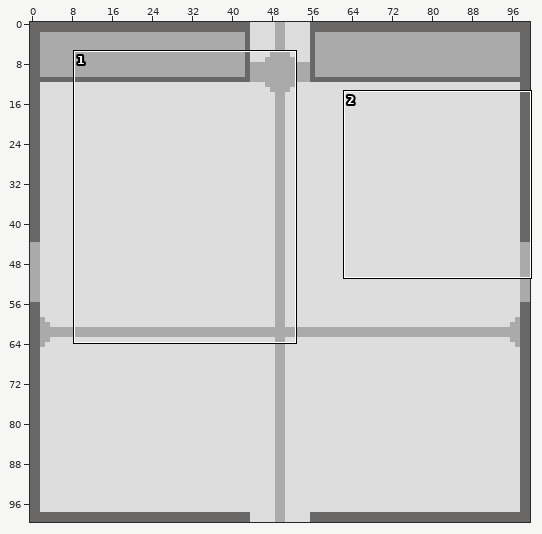
Sprite sheet -- ulis43/res/images/rooms/WATER_PLANT.png. The first picture is a wide view before the edit; the outline marks the close-up.
Close-up. Old version:
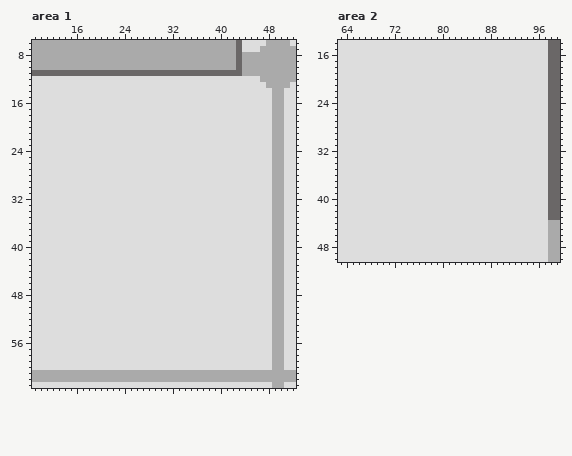
The file is 100x100 pixels. Shown: area 1: x 9..52, y 6..63; area 2: x 63..99, y 14..50.
The result:
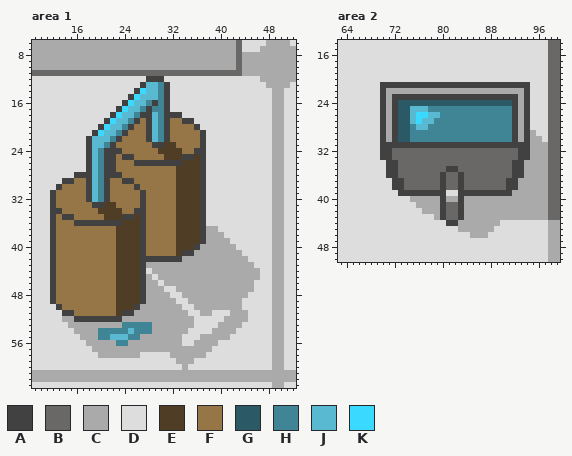
Palette (. is transparent): A #414141  B #6a6767  C #aaaaaa  D #dddddd  E #4f3e25  F #967547  G #2b5a66  H #3f8596  J #58b9d1  K #3ad9ff
What changed:
Changed rows in their new state; - is an unchanged pixel.
Area 1:
first column x 12:
12 ----------------AAA----------------
13 ---------------AJJHA---------------
14 --------------AKJJHA---------------
15 -------------AKJJJHA---------------
16 ------------AKJJHAHA---------------
17 -----------AKJJHAHHA---------------
18 ----------AKJJHAAJHAAA-------------
19 ---------AKJJHAFAJHAFFAA-----------
20 --------AKJJHAFFAJHAFFFFA----------
21 -------AKJJHAFFFAJHAFFFFFA---------
22 ------AJJJHAFFFFAJHAFFFFFA---------
23 ------AJJHAFFFFFFAAEEFFFFA---------
24 ------AJHAAAFFFFFFEEEEFFAA---------
25 ------AJHAAFAAFFFFFEEEAAEA---------
26 ------AJHAAFFFAAAAAAAAEEEA---------
27 ------AJHAAFFFFFFFFFFEEEEA---------
28 ----AAAJHAAAFFFFFFFFFEEEEA---------
29 --AAFFAJHAFFAAFFFFFFFEEEEA---------
30 -AFFFFAJHAFFFFAFFFFFFEEEEA---------
31 AFFFFFAJHAFFFFFAFFFFFEEEEA---------
32 AFFFFFAJHAFFFFFAFFFFFEEEEA---------
33 AFFFFFFAAEEFFFFAFFFFFEEEEA---------
34 AAFFFFFFEEEEFFAAFFFFFEEEEA---------
35 AFAAFFFFFEEEAAEAFFFFFEEEEA---------
36 AFFFAAAAAAAAEEEAFFFFFEEEEA---------
37 AFFFFFFFFFFEEEEAFFFFFEEEEACC-------
38 AFFFFFFFFFFEEEEAFFFFFEEEEACCC------
39 AFFFFFFFFFFEEEEAFFFFFEEEEACCCC-----
40 AFFFFFFFFFFEEEEAFFFFFEEEACCCCCC----
41 AFFFFFFFFFFEEEEAFFFFFEAACCCCCCCC---
42 AFFFFFFFFFFEEEEAAAAAAACCCCCCCCCCC--
43 AFFFFFFFFFFEEEEACCCCCCCCCCCCCCCCCC-
44 AFFFFFFFFFFEEEEA-CCCCCCCCCCCCCCCCCC
45 AFFFFFFFFFFEEEEAC-CCCCCCCCCCCCCCCCC
46 AFFFFFFFFFFEEEEACC-CCCCCCCCCCCCCCC-
47 AFFFFFFFFFFEEEEACCC--CCCCCCCCCCCCC-
48 AFFFFFFFFFFEEEEACCCC--CCCCCCCCCCC--
49 AFFFFFFFFFFEEEEACCCCC--CCCCCCCCC---
50 -AFFFFFFFFFEEEACCCCCCC--CCCCCCCC---
51 --AAFFFFFFFEAACCCCCCCCC--CC---CCC--
52 --CCAAAAAAAACCCCCCCCCCCC-----CCCC--
53 ---CCCCCCCCCHHHHHCCCCCCC----CCCC---
54 ----CCCCHHHHHJHHHCCCCCC----CCCC----
55 -----CCCHHJJJHHCCCCCCC---CCCCC-----
56 ------CCCCCHHCCCCCCCCC--CCCC-------
57 -------CCCCCCCCCCCCCCCCCCCC--------
58 --------CCCCCCC-----CCCCCC---------
59 ---------------------CCC-----------
60 ----------------------C------------
Area 2:
first column x 70:
21 AAAAAAAAAAAAAAAAAAAAAAAAA---
22 ACCCCCCCCCCCCCCCCCCCCCCCA---
23 ACAAAAAAAAAAAAAAAAAAAAACA---
24 ACAGGGGGGGGGGGGGGGGGGGACA---
25 ACAGGJJJHHHHHHHHHHHHHHACA---
26 ACAGGJKKJJHHHHHHHHHHHHACA---
27 ACAGGJKJJHHHHHHHHHHHHHACA---
28 ACAGGHJJHHHHHHHHHHHHHHACA---
29 ACAGGHHHHHHHHHHHHHHHHHACAC--
30 ACAGGHHHHHHHHHHHHHHHHHACACC-
31 AAAAAAAAAAAAAAAAAAAAAAAAACCC
32 AABBBBBBBBBBBBBBBBBBBBBAACCC
33 AABBBBBBBBBBBBBBBBBBBBBAACCC
34 -AABBBBBBBBBBBBBBBBBBBAACCCC
35 -AABBBBBBBBAABBBBBBBBBAACCCC
36 -AABBBBBBBABBABBBBBBBBAACCCC
37 --AABBBBBBABBABBBBBBBAACCCCC
38 --AABBBBBBABBABBBBBBBAACCCCC
39 ---AAAAAAAA--AAAAAAAAACCCCCC
40 -----CCCCCACCACCCCCCCCCCCCCC
41 ------CCCCABBACCCCCCCCCCCCCC
42 -------CCCABBACCCCCCCCCCCCCC
43 ---------CABBACCCCCCCCCCCCCC
44 -----------AACCCCCCC--------
45 -------------CCCCCC---------
46 ---------------CCC----------
Where, in picture pixels (left, top, right, bottom), the same in both close-ups:
changed: (50, 76, 260, 370)
changed: (380, 82, 548, 238)
